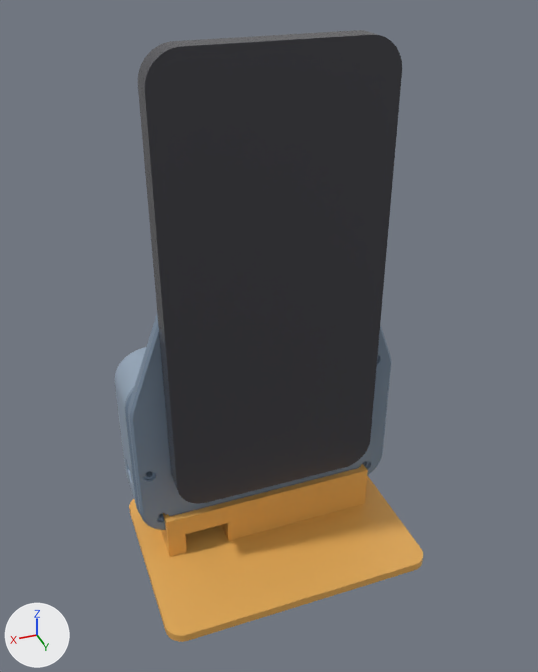
The Blender file launchmon-hw/cad/blender/ground_radar_unit.blend as it was, and as the next commit left it.
Camera for both pictures: a 50 mm lens placed at (121.5, 221.1, 196.8), pointed at (48.8, 27.4, 75.7). The lights are fixed; the arrows at lower left show +X, +Y and +Z. The first picture is the older version.

In view in the first picture: 'MagSafe phone mount', 'Phone (stand-in, 147.6 mm)', 'Shell', 'Stand' and 1 more.
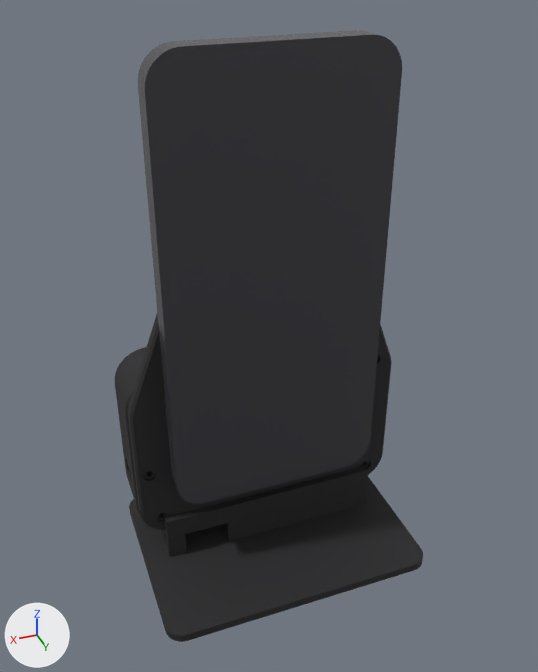
Patch to the scene script:
```diff
--- a/launchmon-hw/cad/blender/ground_radar_unit.blend.py
+++ b/launchmon-hw/cad/blender/ground_radar_unit.blend.py
@@ mat_matte_black @@
+mat_matte_black = principled_material('Matte black')
+mat_matte_black.base_color = (0.018, 0.018, 0.02)  # black #242427
+mat_matte_black.roughness = 0.8
@@ me_shell @@
 me_shell.from_pydata(...)  # 4306 vertices, 8624 faces; spans x 0.0..96.0, y 0.0..18.6, z 0.0..64.0
 # used by ob_shell; location = (0.0, 0.0, 0.0)
+# me_shell part 1: 8600 faces spanning x 0.0..96.0, y 0.0..18.6, z 0.0..64.0 switch from mat_petg_shell (greyish blue #95a6b8) to mat_matte_black (black #242427)
@@ me_stand @@
 me_stand.from_pydata(...)  # 174 vertices, 348 faces; spans x 0.0..96.0, y -8.0..62.0, z 0.0..20.0
-me_stand.materials.append(mat_petg_small_parts)  # orange #e7ad59
+me_stand.materials.append(mat_matte_black)  # black #242427
@@ me_magsafe_phone_mount @@
 me_magsafe_phone_mount.from_pydata(...)  # 1495 vertices, 3002 faces; spans x 0.6..95.4, y 21.0..25.0, z 0.6..123.2
 # used by ob_magsafe_phone_mount; location = (0.0, 0.0, 0.0)
+# me_magsafe_phone_mount part 2: 3002 faces spanning x 0.6..95.4, y 21.0..25.0, z 0.6..123.2 switch from mat_petg_lid (greyish blue #7c8ea2) to mat_matte_black (black #242427)
```

Changed parts and their boxes [x1, y1, x2, y2] in the pictures (538 x 672 px):
'Stand', recoloured (orange to black): [129, 464, 423, 642] in both
part 1 of me_shell, recoloured (greyish blue to black): [115, 347, 146, 504] in both
part 2 of me_magsafe_phone_mount, recoloured (darker): [128, 315, 391, 530] in both
